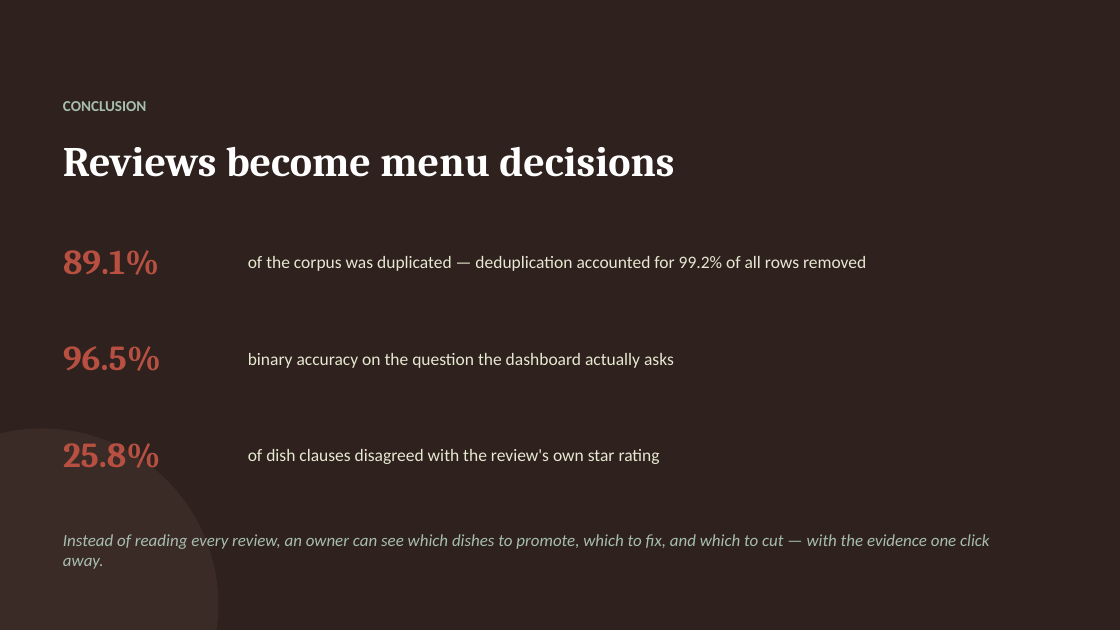
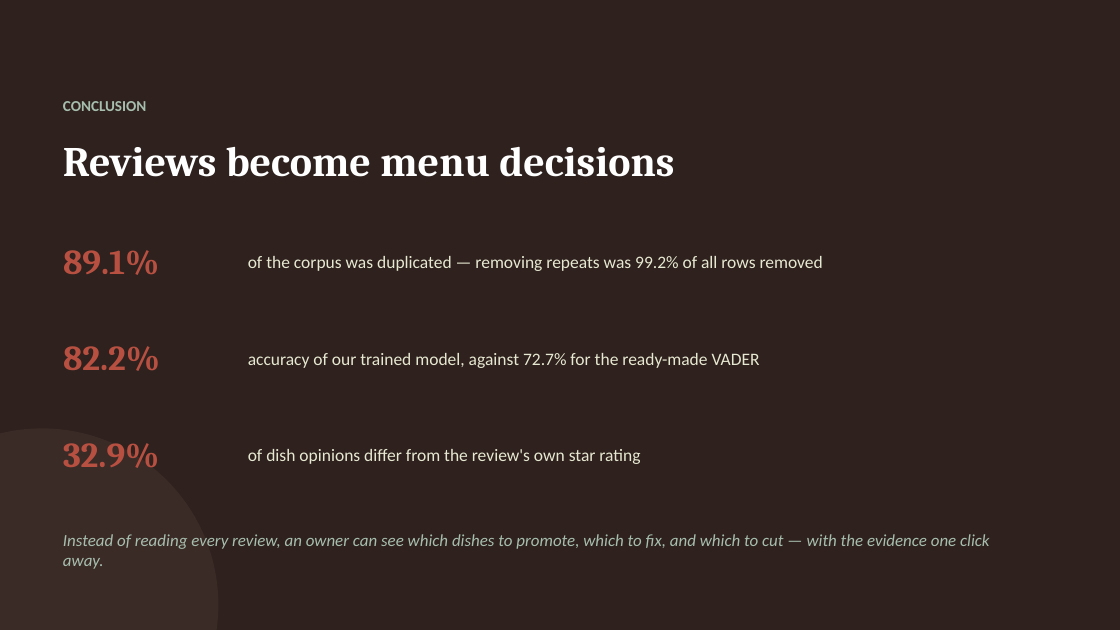
Before and after one commit to deesampan/nlp_project, a slide deck: slide 14 of output_project/reports/presentation.pptx (slide 15 before the commit). Drawn at 1120x630 pixels with LibreOffice and Linux fonts; fonts in the diff are those of the drawing. Boxes give left, top, right and bottom in pixels: in the first picture for what was removed or moved away, otherwise in the second. Text is boxed around its words. In the diff, an @@ line names an element or a change of style, - is before the commit and + after.

```diff
--- a/output_project/reports/presentation.pptx
+++ b/output_project/reports/presentation.pptx
@@ text at box(248, 256, 823, 271): text changed @@
-of the corpus was duplicated — deduplication accounted for 99.2% of all rows removed
+of the corpus was duplicated — removing repeats was 99.2% of all rows removed
@@ text at box(63, 346, 160, 371): text changed @@
-96.5%
+82.2%
@@ text at box(248, 353, 760, 368): text changed @@
-binary accuracy on the question the dashboard actually asks
+accuracy of our trained model, against 72.7% for the ready-made VADER
@@ text at box(63, 443, 159, 468): text changed @@
-25.8%
+32.9%
@@ text at box(248, 449, 640, 464): text changed @@
-of dish clauses disagreed with the review's own star rating
+of dish opinions differ from the review's own star rating
```
Also in this commit, not shown: 5 other slides changed, 5 slides added, 6 slides removed, 2 other files.
